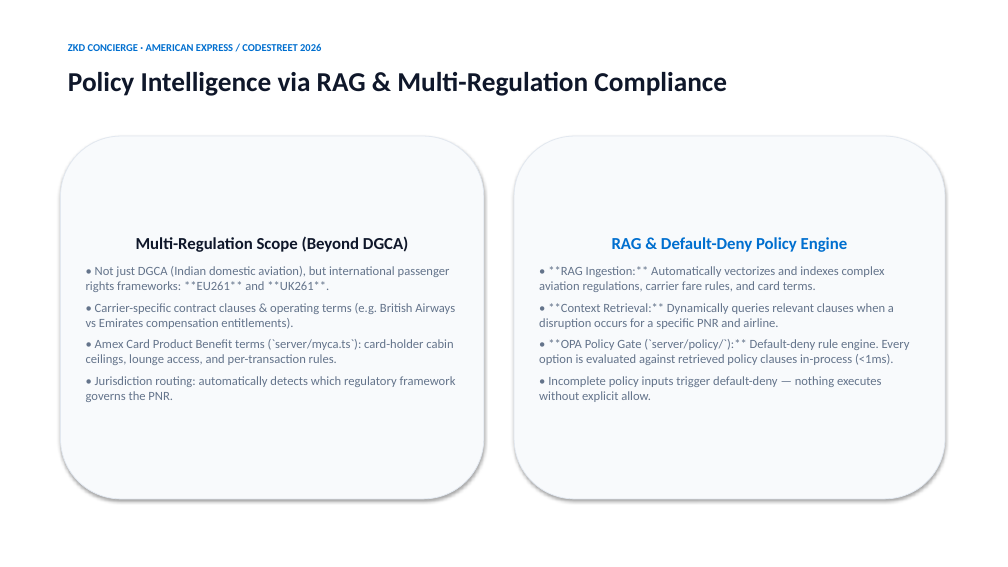
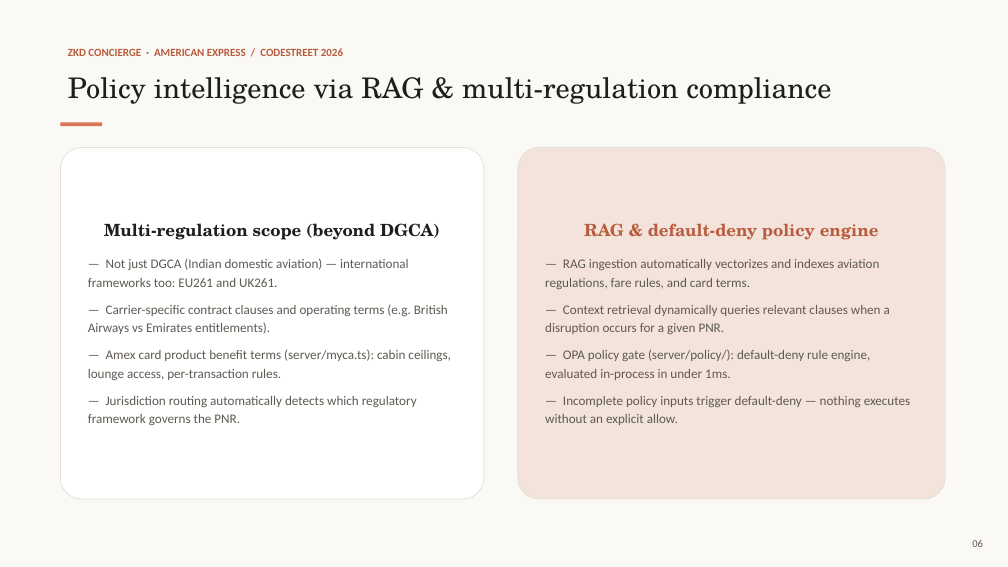
Before and after one commit to Krishna-529/amex-hackathon-2026, a slide deck: slide 6 of assets/deck/ZKD_Concierge_Codestreet_2026.pptx. Drawn at 1008x567 pixels with LibreOffice and Linux fonts; fonts in the diff are those of the drawing. Boxes give left, top, right and bottom in pixels: in the first picture for what was removed or moved away, otherwise in the second. Text is boxed around its words. In the diff, an @@ line names an element or a change of style, - is before the commit and + after.

Commit message:
Redesign pitch deck in Claude visual style
Swap the Amex-blue/slate theme for a Claude-brand palette: warm
cream background, ink text, coral/clay accent, serif display type
with a sans body face. Content and slide structure are unchanged;
only typography, color, and card treatment were redone.

```diff
--- a/assets/deck/ZKD_Concierge_Codestreet_2026.pptx
+++ b/assets/deck/ZKD_Concierge_Codestreet_2026.pptx
@@ rectangle added at (0,0,1008,567), fill #FAF9F5 @@
@@ text "ZKD CONCIERGE · AMERICAN EXPRESS ..." at (68,48,343,56): size 10 to 10.5 pt, text colour #006FCF to #B85C3E @@
@@ text at (68,77,831,104): text changed; size 26 to 27 pt; font Calibri to TeX Gyre Schola; text colour #0F172A to #1F1E1C; bold off @@
-Policy Intelligence via RAG & Multi-Regulation Compliance
+Policy intelligence via RAG & multi-regulation compliance
@@ rounded rectangle "Multi-regulation scope (beyond DGCA)": place and size @@
-rounded rectangle "Multi-regulation scope (beyond DGCA)" at (60,136,484,499)
+rounded rectangle "Multi-regulation scope (beyond DGCA)" at (60,147,484,499)
@@ rounded rectangle "Multi-regulation scope (beyond DGCA)" at (60,147,484,499): fill #F8FAFC to #FFFFFF; outline #E2E8F0 0.75 pt to #E4E0D6 0.75 pt; shadow off; proportions changed @@
@@ rectangle added at (60,123,102,126), fill #D97757 @@
@@ rounded rectangle "RAG & default-deny policy engine": place and size @@
-rounded rectangle "RAG & default-deny policy engine" at (514,136,945,499)
+rounded rectangle "RAG & default-deny policy engine" at (518,147,945,499)
@@ rounded rectangle "RAG & default-deny policy engine" at (518,147,945,499): fill #F8FAFC to #F3E3DB; outline #E2E8F0 0.75 pt to #E4E0D6 0.75 pt; shadow off; proportions changed @@
@@ text in rounded rectangle at (88,223,451,425): text changed; size 12 to 12.5 pt; text colour #64748B to #5E5A52 @@
-Multi-Regulation Scope (Beyond DGCA)
-• Not just DGCA (Indian domestic aviation), but international passenger rights frameworks: **EU261** and **UK261**.
-• Carrier-specific contract clauses & operating terms (e.g. British Airways vs Emirates compensation entitlements).
-• Amex Card Product Benefit terms (`server/myca.ts`): card-holder cabin ceilings, lounge access, and per-transaction rules.
-• Jurisdiction routing: automatically detects which regulatory framework governs the PNR.
+Multi-regulation scope (beyond DGCA)
+— Not just DGCA (Indian domestic aviation) — international frameworks too: EU261 and UK261.
+— Carrier-specific contract clauses and operating terms (e.g. British Airways vs Emirates entitlements).
+— Amex card product benefit terms (server/myca.ts): cabin ceilings, lounge access, per-transaction rules.
+— Jurisdiction routing automatically detects which regulatory framework governs the PNR.
@@ text in rounded rectangle at (545,223,911,425): text changed; size 12 to 12.5 pt; text colour #64748B to #5E5A52 @@
-RAG & Default-Deny Policy Engine
-• **RAG Ingestion:** Automatically vectorizes and indexes complex aviation regulations, carrier fare rules, and card terms.
-• **Context Retrieval:** Dynamically queries relevant clauses when a disruption occurs for a specific PNR and airline.
-• **OPA Policy Gate (`server/policy/`):** Default-deny rule engine. Every option is evaluated against retrieved policy clauses in-process (<1ms).
-• Incomplete policy inputs trigger default-deny — nothing executes without explicit allow.
+RAG & default-deny policy engine
+— RAG ingestion automatically vectorizes and indexes aviation regulations, fare rules, and card terms.
+— Context retrieval dynamically queries relevant clauses when a disruption occurs for a given PNR.
+— OPA policy gate (server/policy/): default-deny rule engine, evaluated in-process in under 1ms.
+— Incomplete policy inputs trigger default-deny — nothing executes without an explicit allow.
@@ text added at (972,540,983,547), 10 pt, text #5E5A52 @@
+06
```
Also in this commit, not shown: 9 other slides changed, 1 other file.
